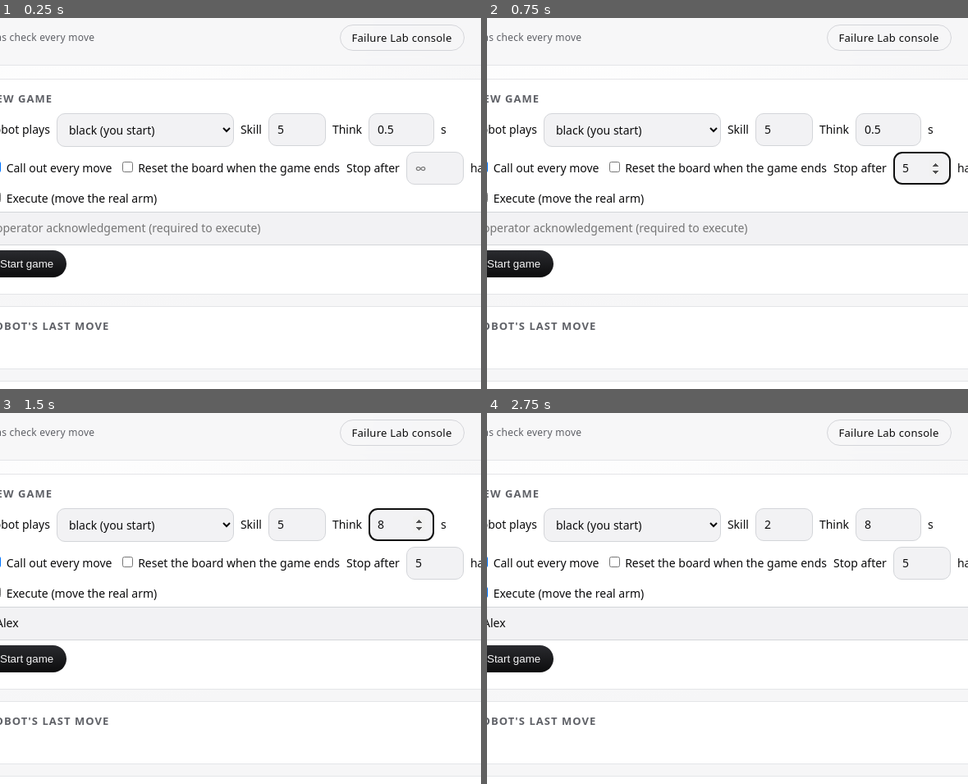
Above: before the commit, frames 1-4 (two rows, left to right).
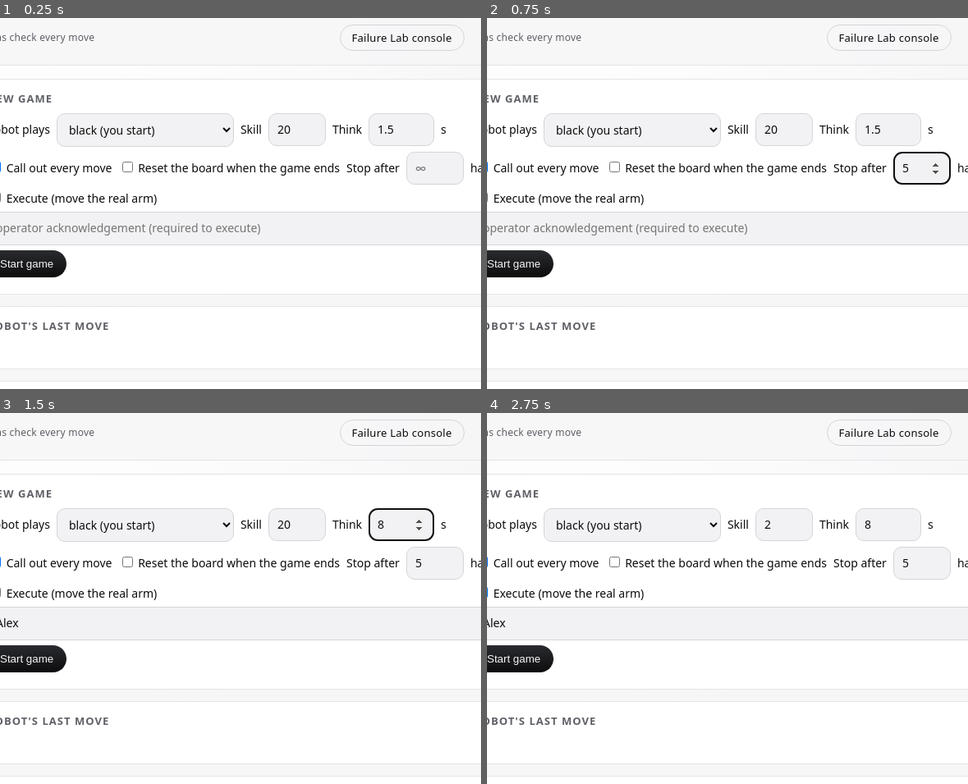
Above: after the commit, the same moments.

Repository: vnmoorthy/amperes-haunted-chess
Game: browser game, page amperes/ui/chess.html
Same seed, same stepped clock (60 frames per second), same inputs: the game is played once before the commit and once after it.
Inputs (mouse positions are % of the whole screen's width and height, from its top left):
- Up to frame 1 (0.25 s): no input
- Up to frame 2 (0.75 s): click (17, 22) at 0.27 s; type "Alex" at 0.27 s; click (88, 20) at 0.52 s; type "5" at 0.52 s
- Up to frame 3 (1.5 s): click (69, 28) at 0.77 s; type "Alex" at 0.77 s; tap Space at 1.1 s; click (84, 15) at 1.27 s; type "8" at 1.27 s; tap Enter at 1.3 s
- Up to frame 4 (2.75 s): tap Space at 1.6, 2.1, 2.6 s; click "Play" at 1.77 s; click (42, 24) at 1.87 s; click (73, 15) at 2.02 s; type "2" at 2.02 s; tap Enter at 2.05 s; click "End game + import" at 2.47 s
The pictures show only the part of the screen within x 43-93%, y 0-50%; the shares and areas given below are measured in that part.

The runs differ from the first frame. In frame 1, less than 0.1% of the frame differs, in the area x 57-80%, y 28-32%; in frame 2, less than 0.1%; in frame 3, less than 0.1%; in frame 4, nothing differs.

Commit message:
Play at full strength by default: Stockfish skill 20, 1.5 s per move
Co-Authored-By: Claude Opus 5.5 <noreply@anthropic.com>

Diff:
--- a/amperes/ui/chess.html
+++ b/amperes/ui/chess.html
@@ -77,7 +77,7 @@
  <section>
   <div class="card"><h3>New game</h3>
    <div class="row">Robot plays <select id="color"><option value="black">black (you start)</option><option value="white">white (robot starts)</option><option value="both">both sides (robot vs robot)</option></select>
-    Skill <input id="skill" type="number" min="0" max="20" value="5" style="width:70px"> Think <input id="think" type="number" step="0.1" min="0.05" max="10" value="0.5" style="width:80px"> s</div>
+    Skill <input id="skill" type="number" min="0" max="20" value="20" style="width:70px"> Think <input id="think" type="number" step="0.1" min="0.05" max="10" value="1.5" style="width:80px"> s</div>
    <div class="row"><label><input type="checkbox" id="voice_on" checked> Call out every move</label><label><input type="checkbox" id="auto_reset"> Reset the board when the game ends</label>
     Stop after <input id="max_plies" type="number" min="2" max="600" placeholder="∞" style="width:70px"> half-moves</div>
    <div class="row"><label><input type="checkbox" id="execute"> Execute (move the real arm)</label></div>
